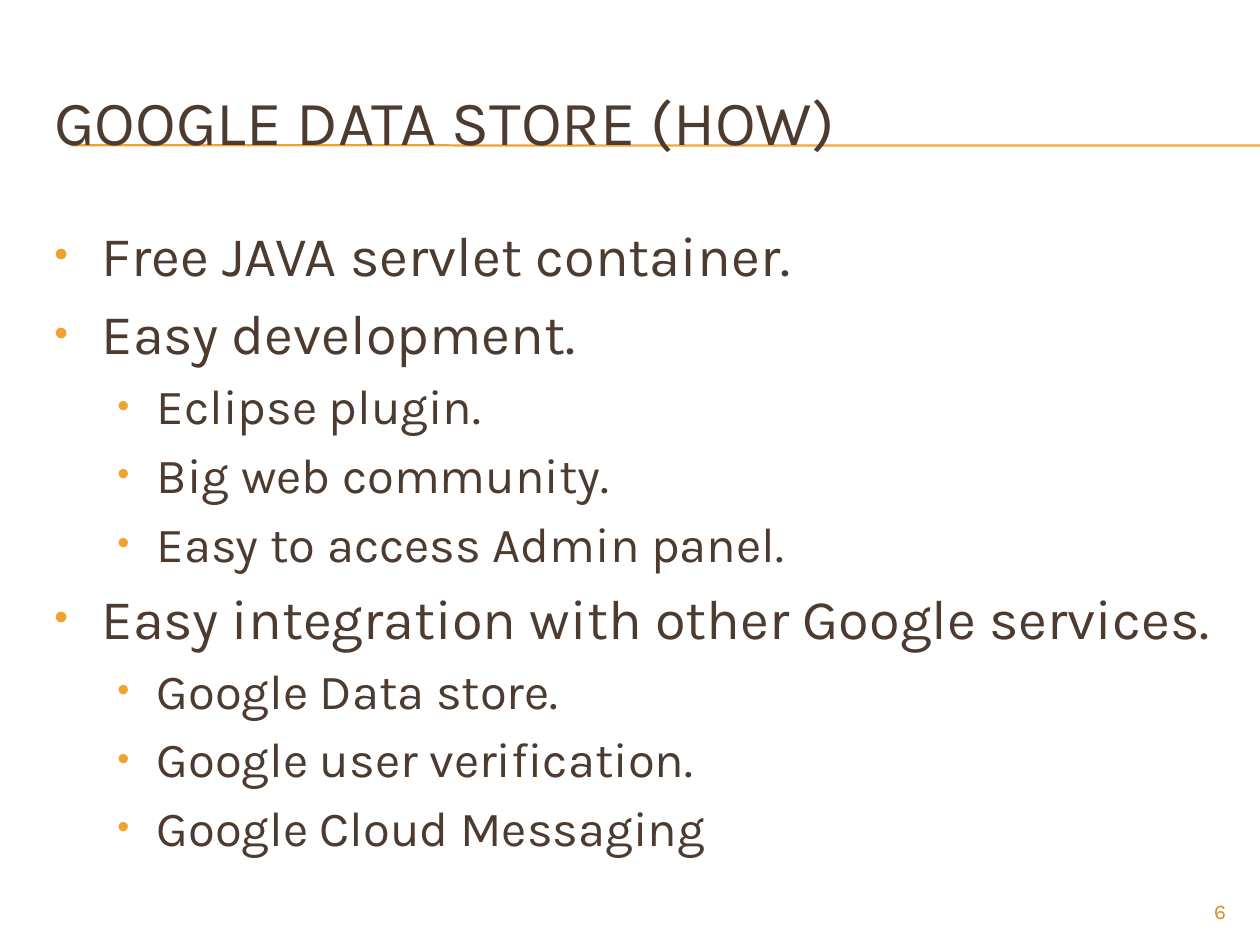
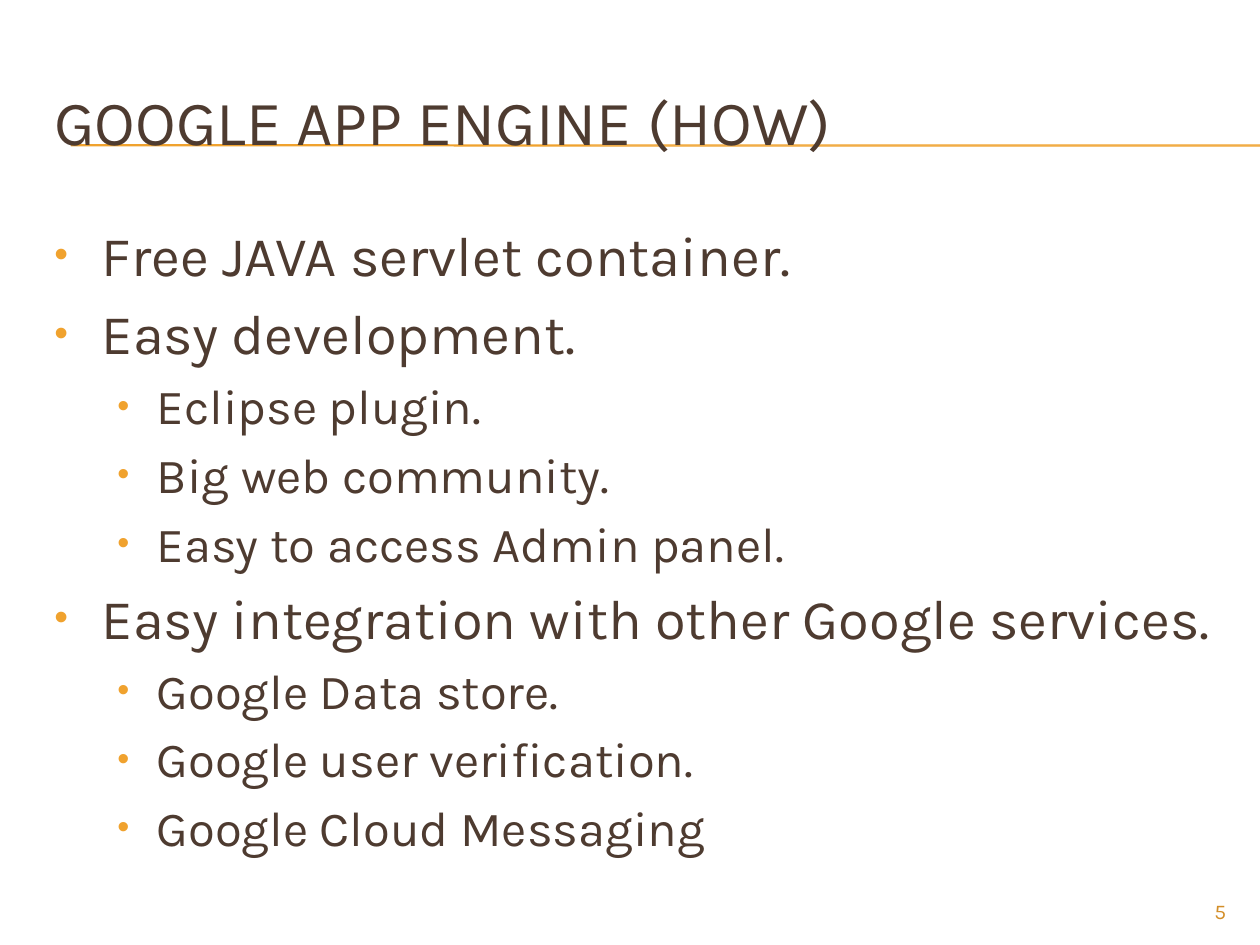
Before and after one commit to hernanjls/food-center, a slide deck: slide 5 of food-center/docs/mid_sem.pptx (slide 6 before the commit). Drawn at 1260x945 pixels with LibreOffice and Linux fonts; fonts in the diff are those of the drawing; background and template pictures are left out. Boxes give left, top, right and bottom in pixels: in the first picture for what was removed or moved away, otherwise in the second. Text is boxed around its words. In the diff, an @@ line names an element or a change of style, - is before the commit and + after.

Commit message:
fixed mid sem titles

```diff
--- a/food-center/docs/mid_sem.pptx
+++ b/food-center/docs/mid_sem.pptx
@@ title at [54, 99, 831, 152]: text changed @@
-GOOGLE DATA STORE (HOW)
+GOOGLE APP ENGINE (HOW)
@@ page number at [1214, 906, 1226, 920]: text changed @@
-6
+5
```
Also in this commit, not shown: 2 other slides changed.
